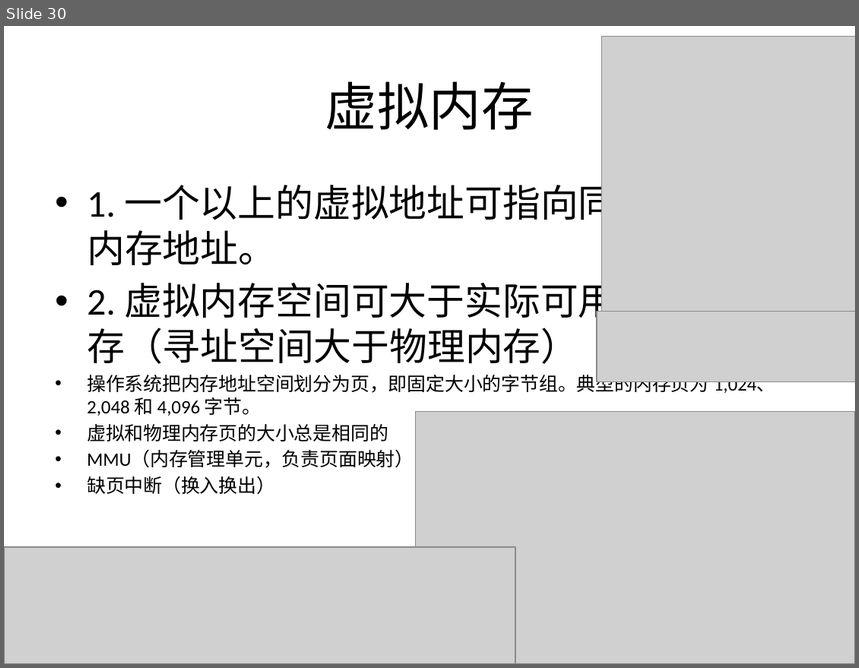
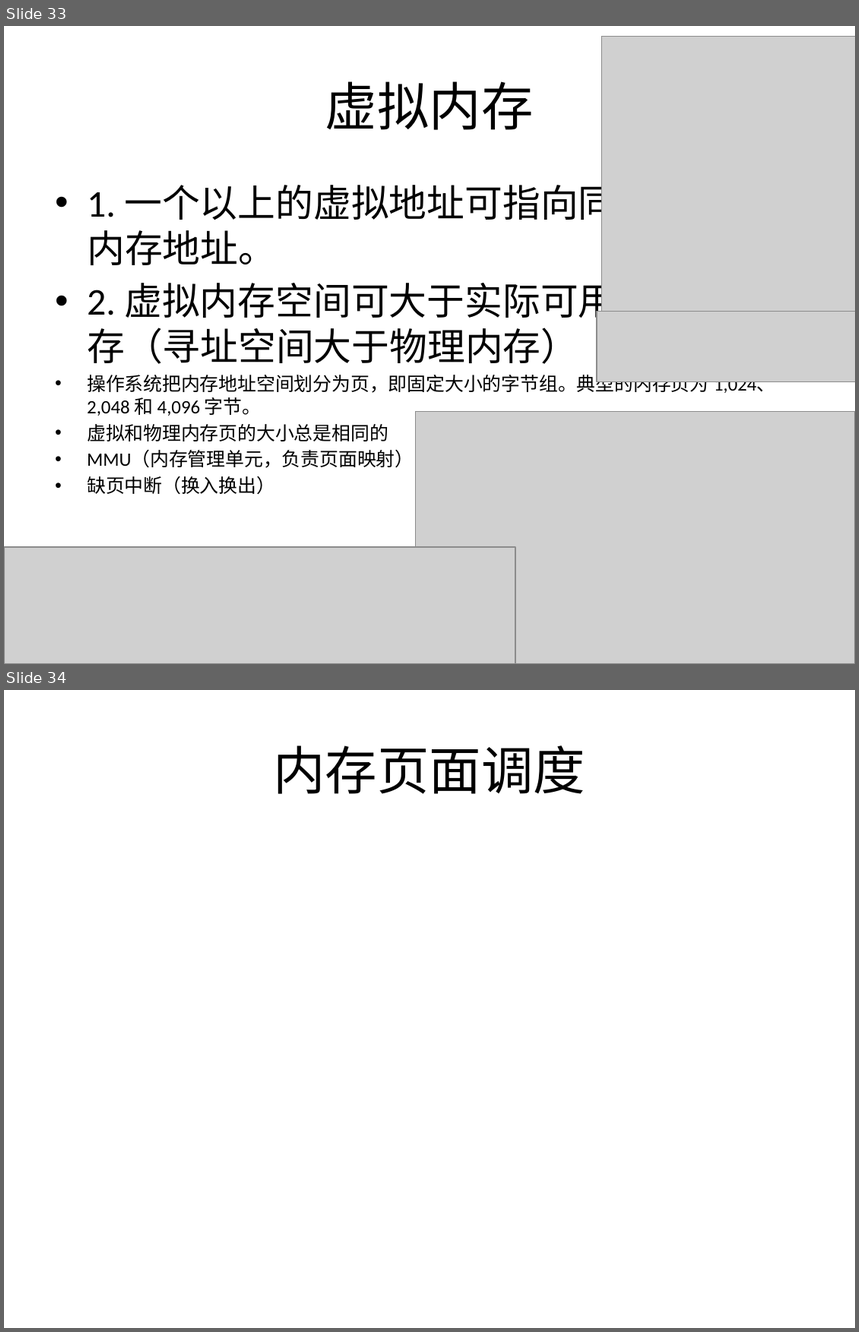
Before and after one commit to guhanjie/Knowledge-sharing, a slide deck: 扒一扒Java IO那些事儿.pptx. Shown one above the other, each under a label of ours: slide 30 before the commit, slides 33 and 34 after it. The pictures are 859x668 and 859x1332 pixels, drawn with LibreOffice and Linux fonts; fonts in the diff are those of the drawing; grey boxes stand for pictures. Boxes give left, top, right and bottom in pixels: in the first picture for what was removed or moved away, otherwise in the second. Text is boxed around its words. In the diff, an @@ line names an element or a change of style, - is before the commit and + after.

```diff
--- a/扒一扒Java IO那些事儿.pptx
+++ b/扒一扒Java IO那些事儿.pptx
@@ slide 34 added at (4, 690, 855, 1328), background #FFFFFF @@
@@ title added at (273, 745, 585, 794), 44 pt, text #000000 @@
+内存页面调度
@@ what was slide 30 is now slide 33 @@
```
Also in this commit, not shown: 3 slides changed, 8 other slides added.
